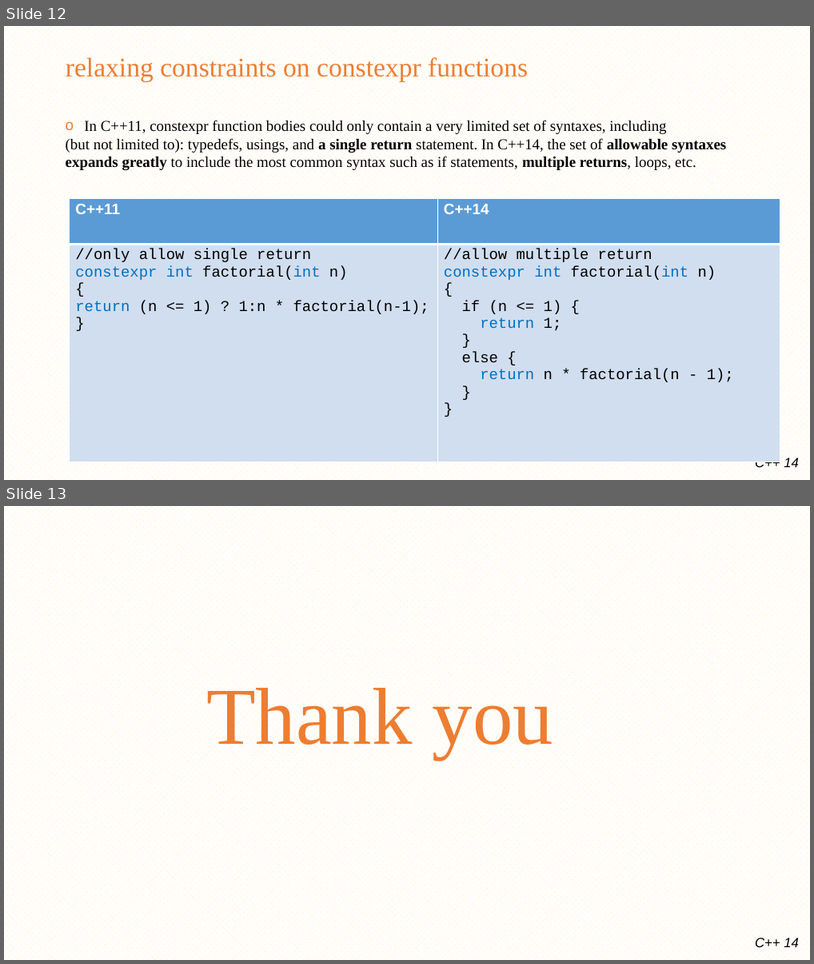
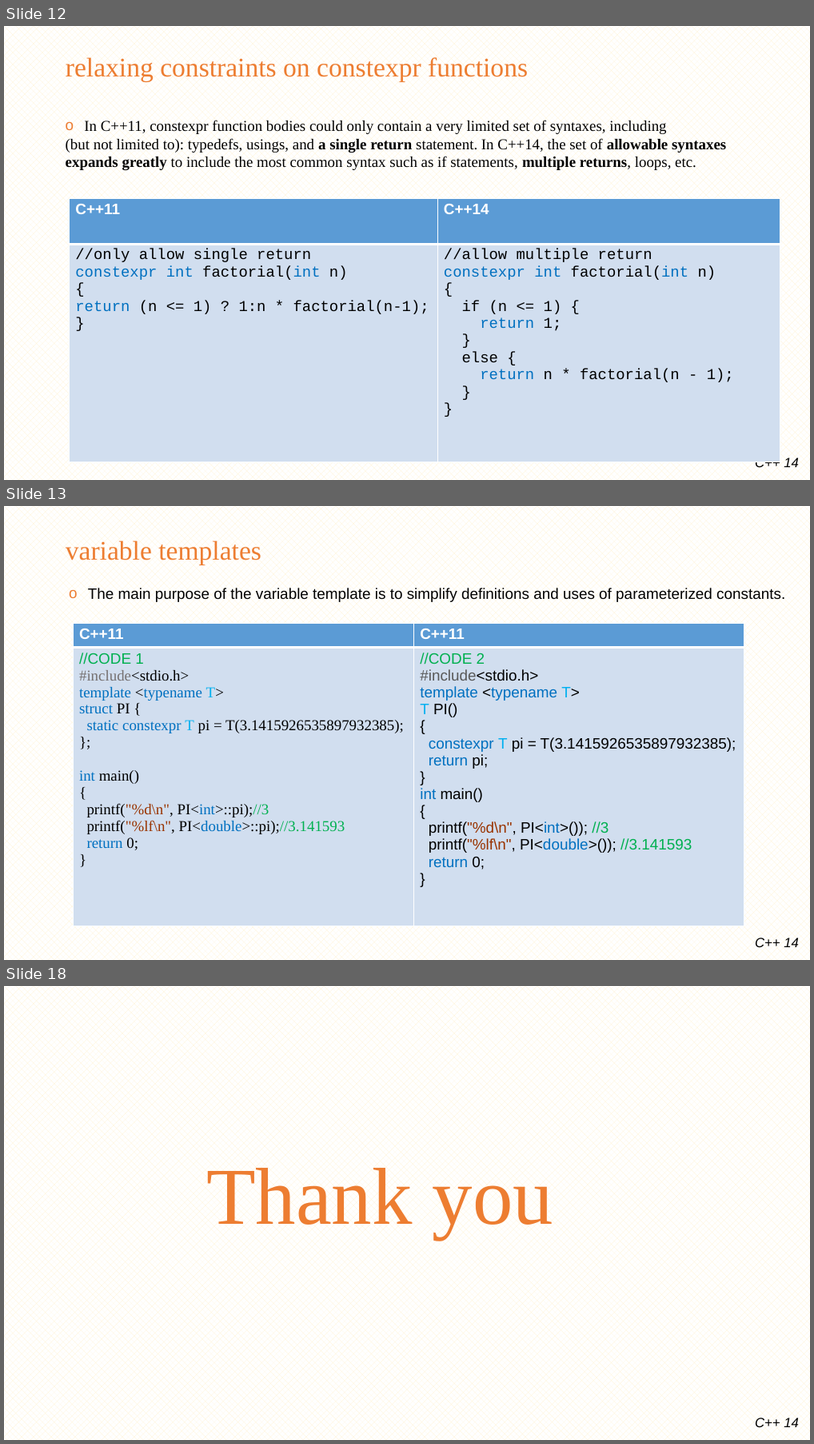
Before and after one commit to minhthedt/hello-world, a slide deck: Training/LG_Training_C++14.pptx. Shown one above the other, each under a label of ours: slides 12 and 13 before the commit, slides 12, 13 and 18 after it; the slides between them are not shown. The pictures are 814x964 and 814x1444 pixels, drawn with LibreOffice and Linux fonts; fonts in the diff are those of the drawing; background and template pictures are left out. Boxes give left, top, right and bottom in pixels: in the first picture for what was removed or moved away, otherwise in the second. Text is boxed around its words. In the diff, an @@ line names an element or a change of style, - is before the commit and + after.

```diff
--- a/Training/LG_Training_C++14.pptx
+++ b/Training/LG_Training_C++14.pptx
@@ slide 13 added at bbox=[4, 506, 810, 960], background pattern #FFF2CC on #FFFFFF; not listed: 1 template element that a slide beside it also shows @@
@@ title added at bbox=[66, 540, 262, 564], 32 pt, text #ED7D31 @@
+variable templates
@@ text added at bbox=[88, 588, 786, 602], 18 pt, text #000000 @@
+o The main purpose of the variable template is to simplify definitions and uses of parameterized constants.
@@ table added at bbox=[73, 623, 745, 925], 2 rows, 2 columns @@
+C++11 | C++11
+//CODE 1 / #include<stdio.h> / template <typename T> / struct PI { / static constexpr T pi = T(3.1415926535897932385); / }; / int main() / { / printf("%d\n", PI<int>::pi);//3 / printf("%lf\n", PI<double>::pi);//3.141593 / return 0; / } | //CODE 2 / #include<stdio.h> / template <typename T> / T PI() / { / constexpr T pi = T(3.1415926535897932385); / return pi; / } / int main() / { / printf("%d\n", PI<int>()); //3 / printf("%lf\n", PI<double>()); //3.141593 / return 0; / }
@@ what was slide 13 is now slide 18 @@
```
Also in this commit, not shown: 4 other slides added, 6 other files.
